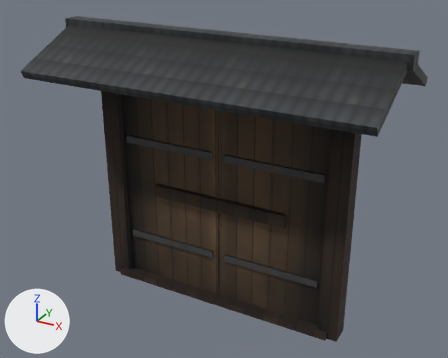
A saved change to the glTF model Assets/Kit/shrine_gate.glb.
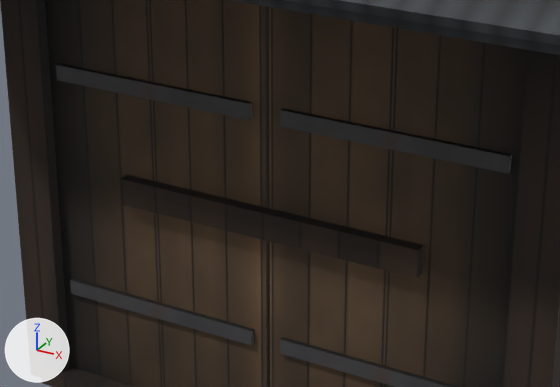
There are two pictures of each version: one whole from a 50 mm lens placed at (2.99, -5.36, 4.22), pointed at (0.04, 0.01, 1.53), one close up on the part from 23% to 77% of the width and 30% to 77% of the height. The lights are fixed; the arrows at lower left show +X, +Y and +Z. The first two pictures are the older version. Vertices at exactly the same position are counted once.

Objects in the first close-up: 'shrine_gate'.
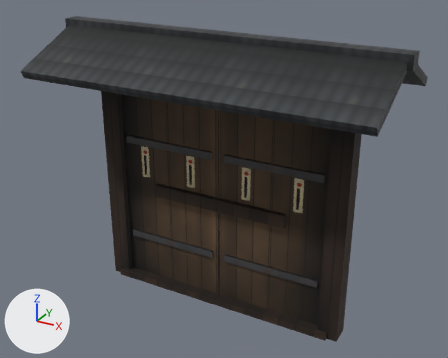
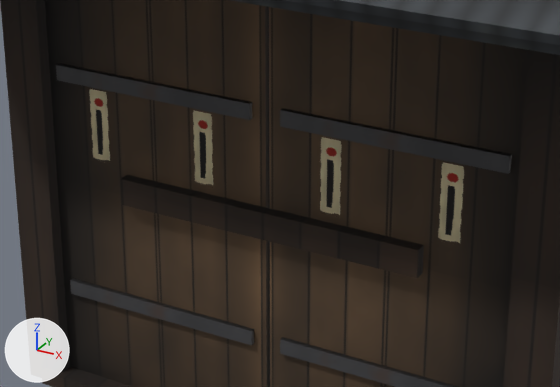
Scene script edits in JSON lines:
```json
{"op": "add", "block": "img_atom_ofuda", "code": ["img_atom_ofuda = load_image('atom_ofuda', '_unpacked/atom_ofuda', 32, 128, 'sRGB')"]}
{"op": "add", "block": "mat_atom_ofuda", "code": ["mat_atom_ofuda = bpy.data.materials.new('atom_ofuda')", "# uses the picture img_atom_ofuda"]}
{"block": "me_atom_shrine_gate_001", "where": "# used by ob_shrine_gate; location = (0.0, 0.0, 0.0)"}
{"block": "me_atom_shrine_gate_001", "where": "# verts and faces of me_atom_shrine_gate_001; kept vertices keep their numbers, new ones are numbered from 236"}
{"op": "remove", "block": "me_atom_shrine_gate_001", "code": "me_atom_shrine_gate_001.from_pydata(...)  # 236 vertices, 416 faces; spans x -1.9..1.9, y -0.87..0.87, z 0.0..3.09"}
{"op": "add", "block": "me_atom_shrine_gate_001", "code": "me_atom_shrine_gate_001.from_pydata(...)  # 252 vertices, 424 faces; spans x -1.9..1.9, y -0.87..0.87, z 0.0..3.09"}
{"block": "me_atom_shrine_gate_001", "change": "me_atom_shrine_gate_001 part 1"}
{"op": "add", "block": "me_atom_shrine_gate_001", "code": "verts[236] = (-1.01, -0.04, 1.36)  # pixel (91, 159)"}
{"op": "add", "block": "me_atom_shrine_gate_001", "code": "verts[237] = (-1.01, -0.04, 1.74)  # pixel (87, 88)"}
{"op": "add", "block": "me_atom_shrine_gate_001", "code": "verts[238] = (-0.41, -0.04, 1.36)  # pixel (193, 183)"}
{"op": "add", "block": "me_atom_shrine_gate_001", "code": "verts[239] = (-0.41, -0.04, 1.74)  # pixel (191, 109)"}
{"op": "add", "block": "me_atom_shrine_gate_001", "code": "verts[240] = (0.27, -0.04, 1.36)  # pixel (318, 212)"}
{"op": "add", "block": "me_atom_shrine_gate_001", "code": "verts[241] = (0.27, -0.04, 1.74)  # pixel (319, 136)"}
{"op": "add", "block": "me_atom_shrine_gate_001", "code": "verts[242] = (0.86, -0.04, 1.36)  # pixel (436, 240)"}
{"op": "add", "block": "me_atom_shrine_gate_001", "code": "verts[243] = (0.86, -0.04, 1.74)  # pixel (440, 161)"}
{"op": "add", "block": "me_atom_shrine_gate_001", "code": "for new, old in zip([*range(244, 252)], [*range(236, 244)]): verts[new] = verts[old] + (0.12, 0.0, 0.0)"}
{"op": "add", "block": "me_atom_shrine_gate_001", "code": "faces += [(236, 244, 245), (236, 245, 237), (238, 246, 247), (238, 247, 239), (240, 248, 249), (240, 249, 241)]  # mat_atom_ofuda"}
{"op": "add", "block": "me_atom_shrine_gate_001", "code": "faces += [(242, 250, 251), (242, 251, 243)]  # mat_atom_ofuda"}
{"block": "me_atom_shrine_gate_001", "change": "me_atom_shrine_gate_001 part 2: 72 kept faces spanning x -1.9..1.9, y -0.84..0.84, z 0.0..3.09 get new vertex colours; the middle colour goes from grey #b2b1b0 to grey #b4b2b1"}
{"op": "add", "block": "me_atom_shrine_gate_001", "code": "me_atom_shrine_gate_001.materials.append(mat_atom_ofuda)"}
```

Pixel boxes (x1, y1, x2, y2) of what changed, in the close-ups (560 x 387 px):
```json
{"part": 1, "of": "me_atom_shrine_gate_001", "change": "added", "after": [89, 89, 464, 243]}
{"part": 2, "of": "me_atom_shrine_gate_001", "change": "edited", "before": [42, 0, 424, 387], "after": [42, 0, 424, 387], "on screen": "looks the same"}
```
